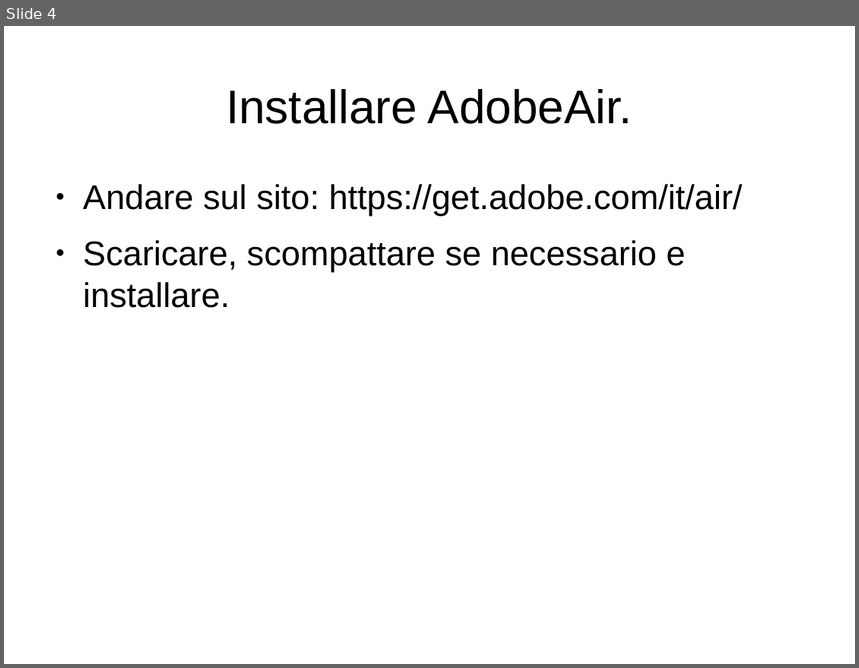
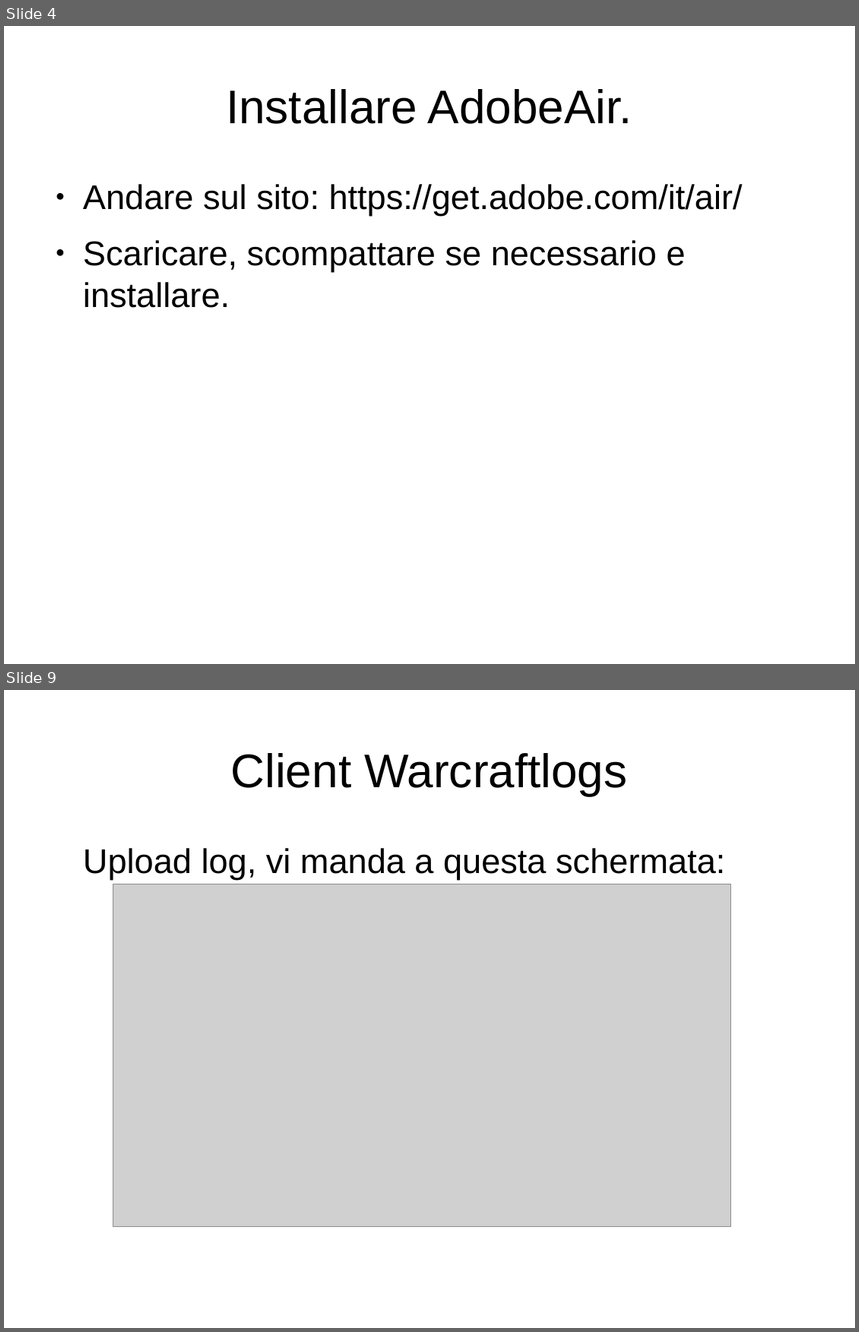
Before and after one commit to sasshaa/Documenti-della-gilda, a slide deck: caricare i log/caricare i log.odp. Shown one above the other, each under a label of ours: slide 4 before the commit, slides 4 and 9 after it; the slides between them are not shown. The pictures are 859x668 and 859x1332 pixels, drawn with LibreOffice and Linux fonts; fonts in the diff are those of the drawing; grey boxes stand for pictures. Boxes give left, top, right and bottom in pixels: in the first picture for what was removed or moved away, otherwise in the second. Text is boxed around its words. In the diff, an @@ line names an element or a change of style, - is before the commit and + after.

```diff
--- a/caricare i log/caricare i log.odp
+++ b/caricare i log/caricare i log.odp
@@ slide 9 added at box(4, 690, 855, 1328), background #FFFFFF @@
@@ title added at box(231, 753, 627, 796), 44 pt, text #000000 @@
+Client Warcraftlogs
@@ text added at box(83, 848, 725, 880), 32 pt, text #000000 @@
+Upload log, vi manda a questa schermata:
@@ picture added at box(113, 885, 731, 1227) @@
```
Also in this commit, not shown: 1 slide changed, 4 other slides added, 1 slide removed, 1 other file.
